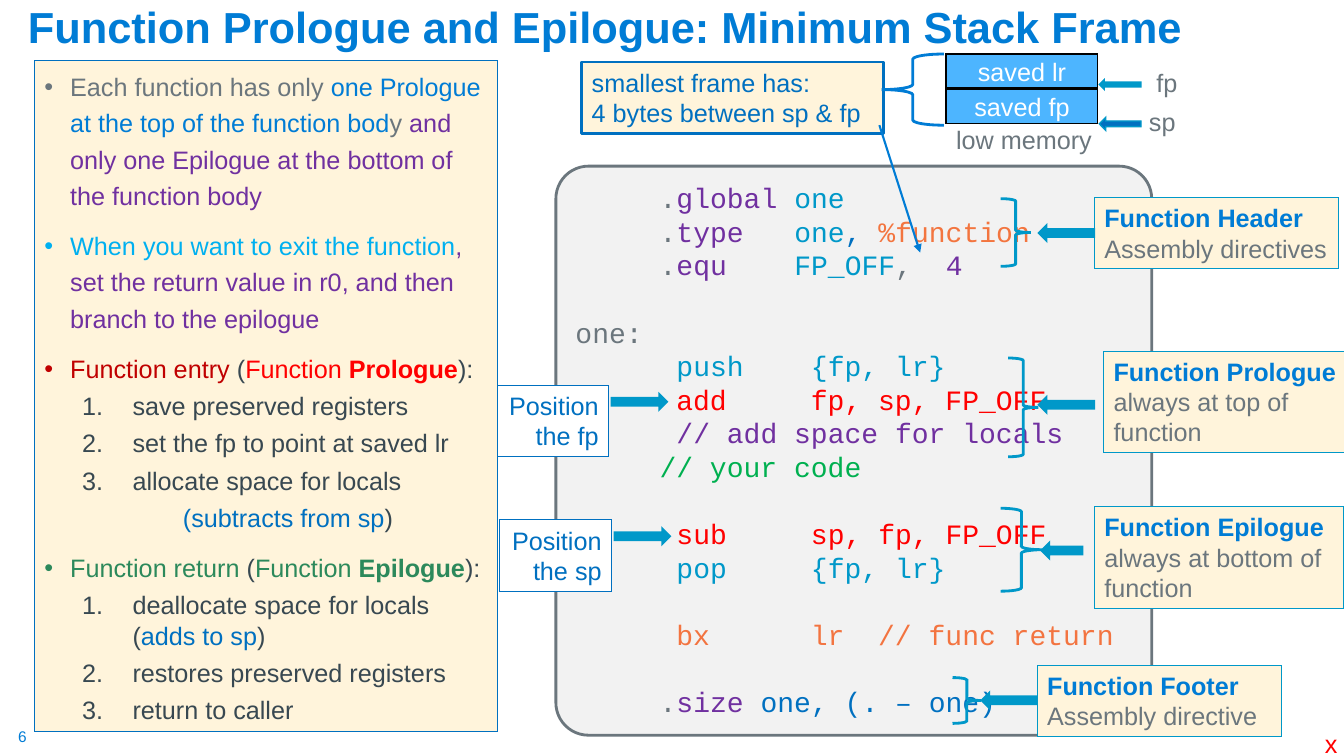
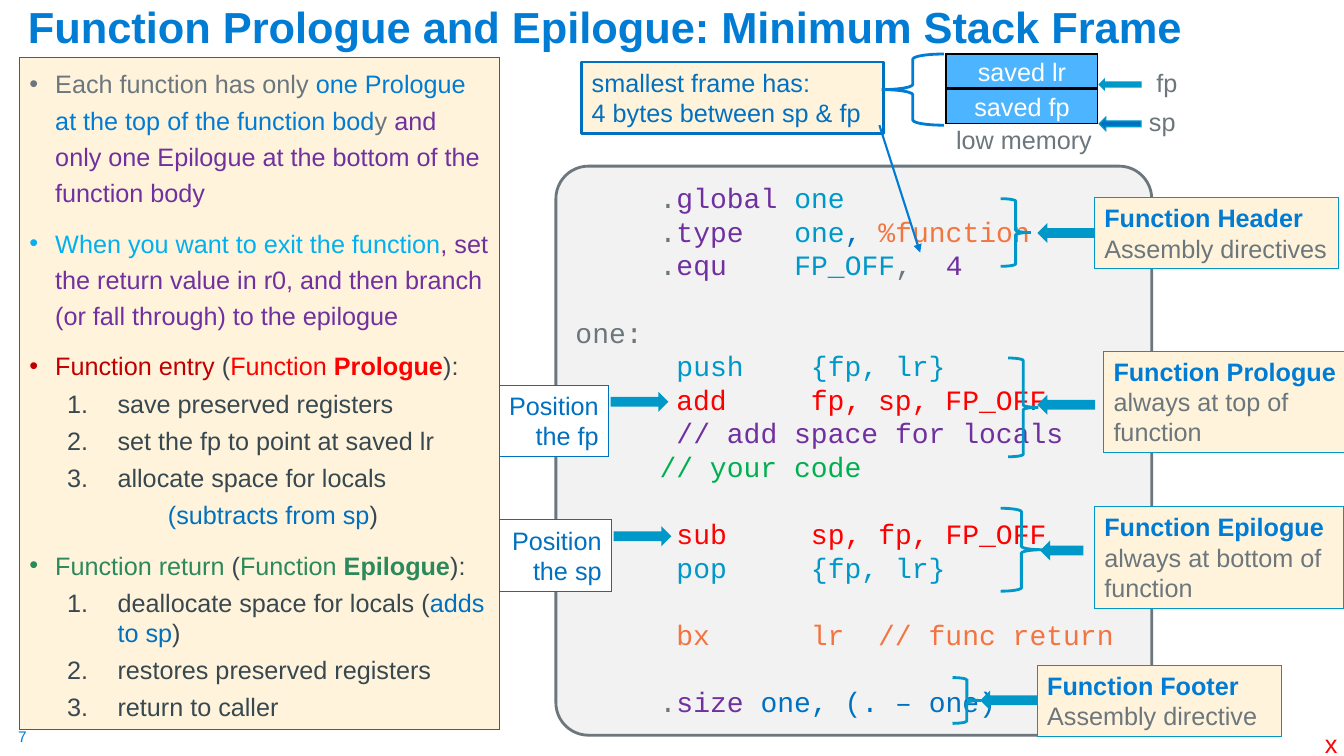
Before and after one commit to cse30-fa22/Muller_CSE30_Lecture_Slides, a slide deck: slide 7 of 10_Assm_Part5.pptx (slide 6 before the commit). Drawn at 1344x756 pixels with LibreOffice and Linux fonts; fonts in the diff are those of the drawing. Boxes give left, top, right and bottom in pixels: in the first picture for what was removed or moved away, otherwise in the second. Text is boxed around its words. In the diff, an @@ line names an element or a change of style, - is before the commit and + after.

```diff
--- a/10_Assm_Part5.pptx
+++ b/10_Assm_Part5.pptx
@@ rectangle "Each function has only one ...": place and size @@
-rectangle "Each function has only one ..." at <box>34,60,498,732</box>
+rectangle "Each function has only one ..." at <box>19,57,499,729</box>
@@ text in rectangle at <box>55,234,488,331</box>: text changed @@
-• When you want to exit the function, set the return value in r0, and then branch to the epilogue
+• When you want to exit the function, set the return value in r0, and then branch (or fall through) to the epilogue
@@ page number at <box>18,729,27,742</box>: text changed @@
-6
+7
```
Also in this commit, not shown: 4 other slides changed, 1 other file.
